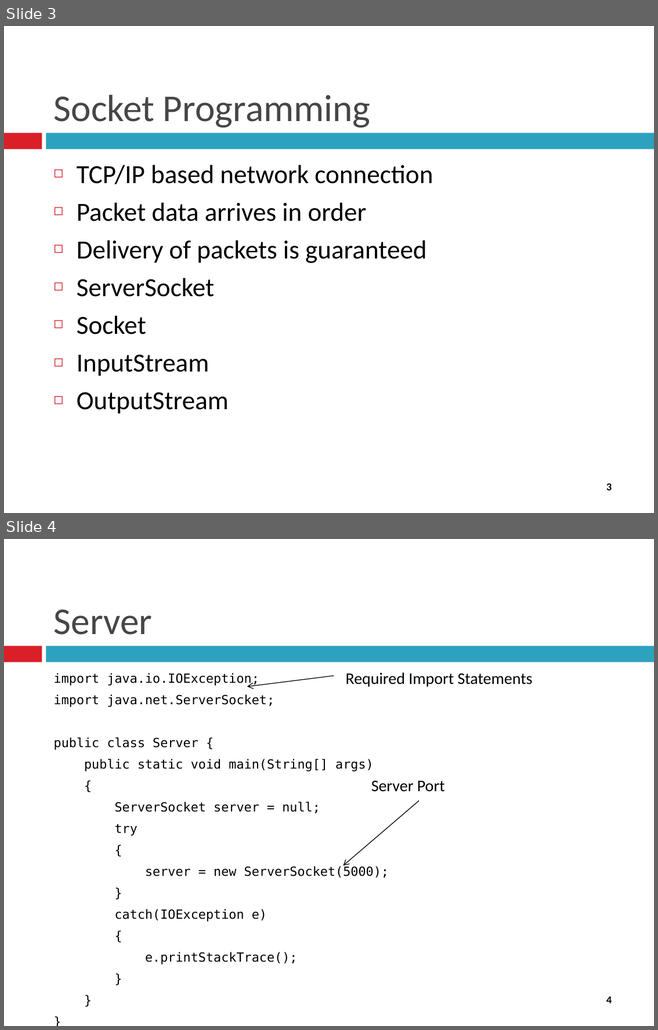
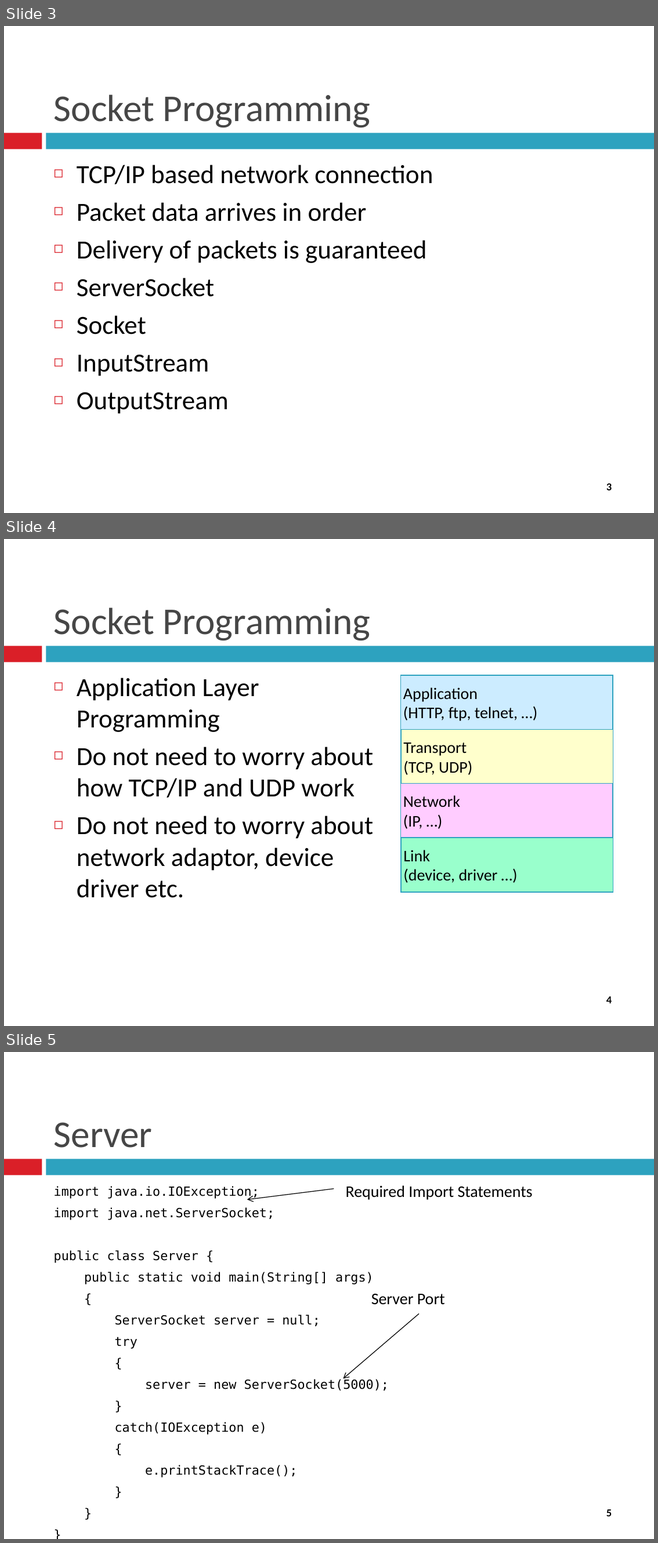
Before and after one commit to gareththomasnz/JAVAEE_Asst2, a slide deck: Documents/Week 5/Socket Programming.pptx. Shown one above the other, each under a label of ours: slides 3 and 4 before the commit, slides 3, 4 and 5 after it. The pictures are 658x1030 and 658x1543 pixels, drawn with LibreOffice and Linux fonts; fonts in the diff are those of the drawing. Boxes give left, top, right and bottom in pixels: in the first picture for what was removed or moved away, otherwise in the second. Text is boxed around its words. In the diff, an @@ line names an element or a change of style, - is before the commit and + after.

```diff
--- a/Documents/Week 5/Socket Programming.pptx
+++ b/Documents/Week 5/Socket Programming.pptx
@@ slide 4 added at box(4, 539, 654, 1026), background #FFFFFF; not listed: 3 template elements that a slide beside it also shows @@
@@ title added at box(54, 607, 371, 641), 42 pt, text #464646 @@
+Socket Programming
@@ text added at box(76, 678, 373, 898), 29 pt, text #000000 @@
+◻ Application Layer Programming
+◻ Do not need to worry about how TCP/IP and UDP work
+◻ Do not need to worry about network adaptor, device driver etc.
@@ group added at box(400, 675, 612, 892): 4 rectangles @@
+Application
+(HTTP, ftp, telnet, …)
+Transport
+(TCP, UDP)
+Network
+(IP, …)
+Link
+(device, driver …)
@@ what was slide 4 is now slide 5 @@
@@ page number at box(606, 1510, 611, 1517): text changed @@
-4
+5
```
Also in this commit, not shown: 1 slide changed, 6 other slides added, 20 other files.
